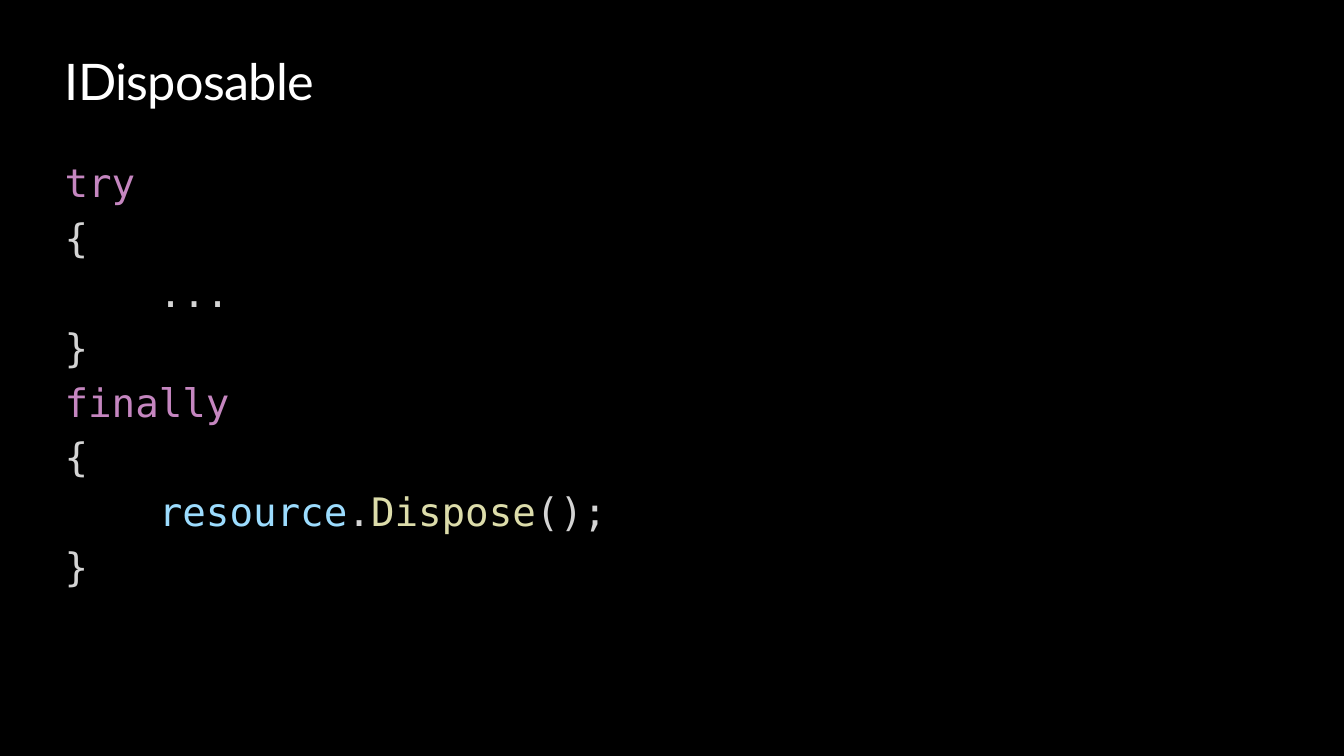
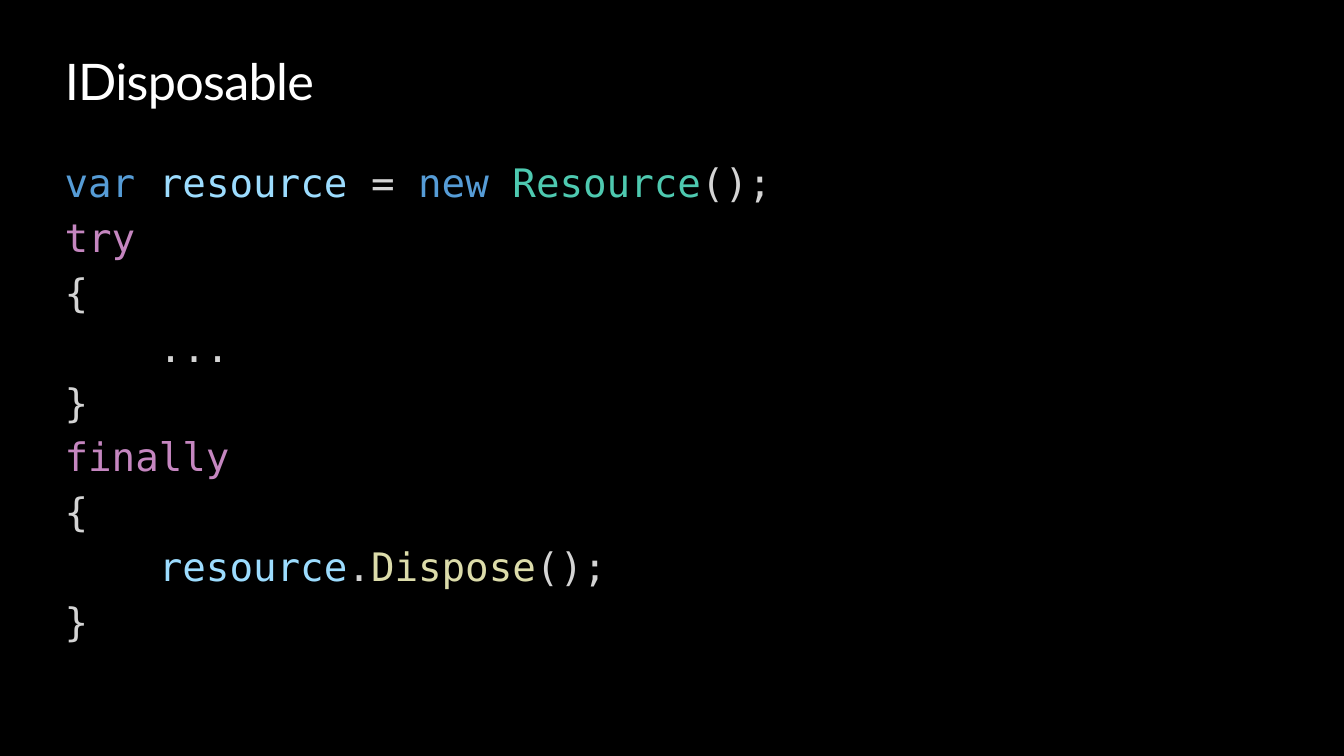
Before and after one commit to ondfisk/BDSA2020, a slide deck: slide 17 of Slides/Lecture04 - Data Access and Entity Framework Core.pptx. Drawn at 1344x756 pixels with LibreOffice and Linux fonts; fonts in the diff are those of the drawing; background and template pictures are left out. Boxes give left, top, right and bottom in pixels: in the first picture for what was removed or moved away, otherwise in the second. Text is boxed around its words. In the diff, an @@ line names an element or a change of style, - is before the commit and + after.

```diff
--- a/Slides/Lecture04 - Data Access and Entity Framework Core.pptx
+++ b/Slides/Lecture04 - Data Access and Entity Framework Core.pptx
@@ text at (65, 167, 771, 203): paragraph added @@
+var resource = new Resource();
```
Also in this commit, not shown: 3 other slides changed.
